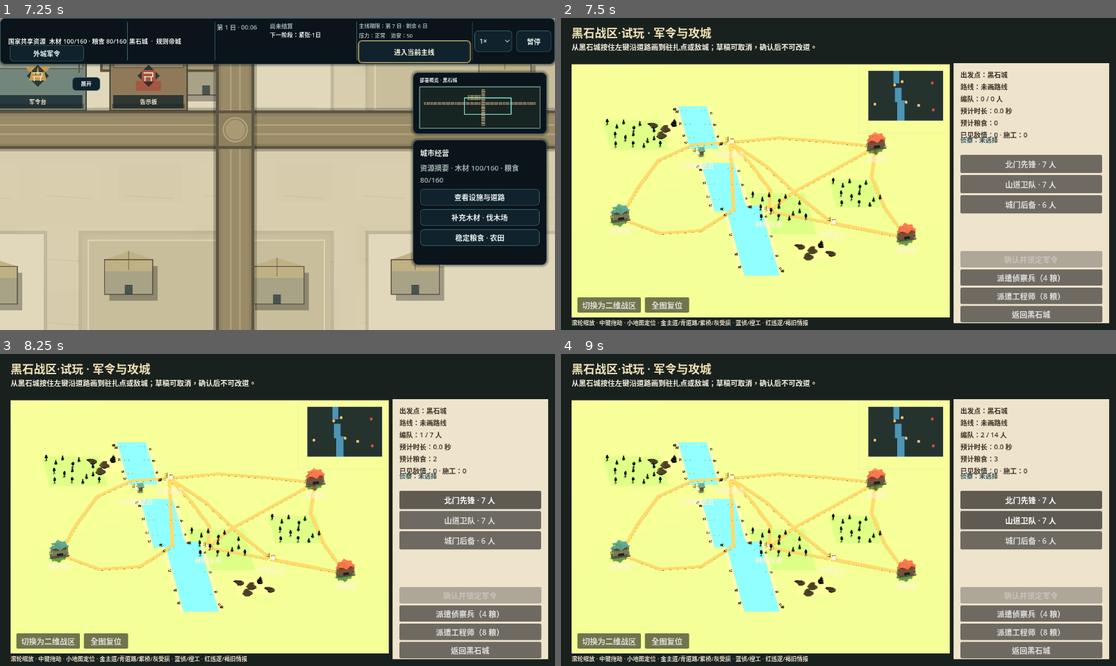
Above: before the commit, frames 1-4 (two rows, left to right).
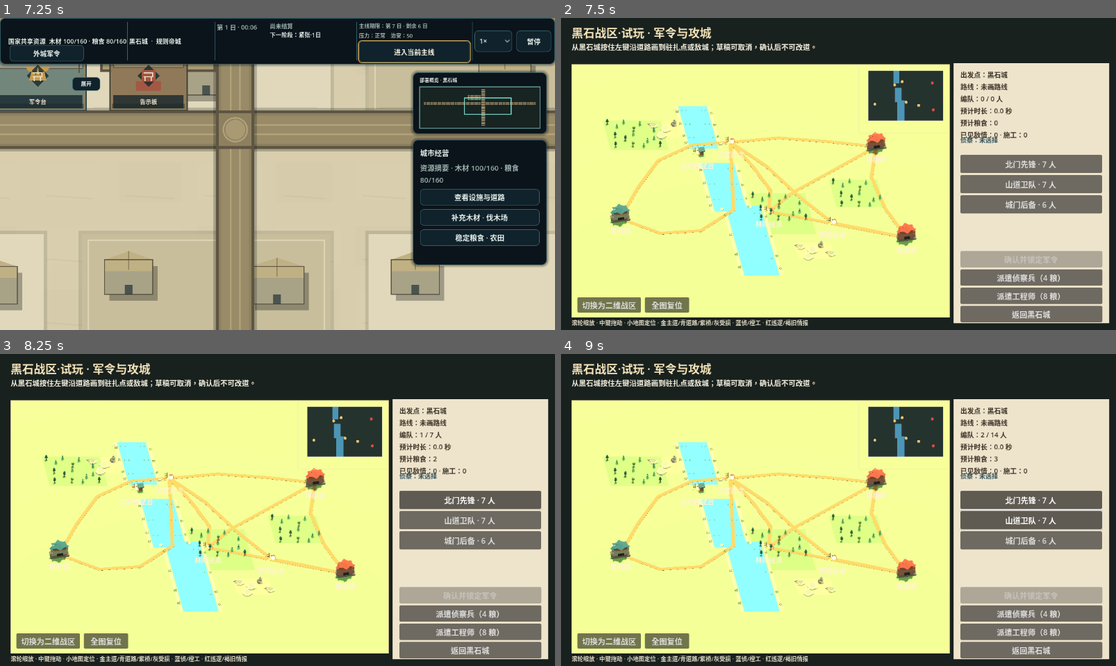
Above: after the commit, the same moments.

Repository: dodabojcuk-sys/Peace-Under-Heaven
Game: Godot game, scene res://scenes/title_shell.tscn
The game is run twice, just before and just after one commit, with the same random seed, the same clock (stepped at 60 frames per second) and the same inputs.
Inputs:
- Up to frame 1 (7.25 s): click "进入黑石城" at 0.5 s; click "1×" at 1.25 s; click "暂停" at 2 s; click "继续" at 2.75 s; click "进入当前主线" at 3.5 s; click "北门先锋 · 7 / 20 人" at 4.25 s; click "山道卫队 · 7 / 20 人" at 5 s; click "城门后备 · 6 / 20 人" at 5.75 s; click "返回城市" at 6.5 s
- Up to frame 2 (7.5 s): click "外城军令" at 7.25 s
- Up to frame 3 (8.25 s): click "北门先锋 · 7 人" at 8 s
- Up to frame 4 (9 s): click "山道卫队 · 7 人" at 8.75 s

Frame 1 is identical in both runs. In frame 2, 0.7% of the frame differs, in the area x 8-58%, y 28-82%; in frame 3, 0.7%; in frame 4, 0.7%.

Commit message:
fix: refine Blackstone natural materials and selection markers

Diff:
--- a/scripts/macro_march/macro_march_low_poly_presentation.gd
+++ b/scripts/macro_march/macro_march_low_poly_presentation.gd
@@ -389,6 +389,10 @@
 	if variant == null:
 		return source
 	variant.albedo_color = _nature_surface_color(asset_kind, surface)
+	# Kenney's imported GLB surfaces declare metallicFactor=1. They are trees,
+	# grass and rocks in this miniature, so retain their surface partition while
+	# correcting only these runtime copies to a non-metallic material response.
+	variant.metallic = 0.0
 	variant.roughness = maxf(variant.roughness, 0.78)
 	_nature_material_variants[key] = variant
 	return variant
@@ -718,26 +722,16 @@
 
 
 func _add_selection_marker(parent: Node3D, member_count: int, specialist: bool) -> void:
-	# A deliberately elevated, depth-independent command pennant keeps the real
-	# actor discoverable when its truthful ground position is occluded by a city,
-	# camp, tree cluster, or bridge. It carries no simulation position or input.
+	# A compact elevated, depth-independent command pennant complements the
+	# existing hollow 2D selection ring when a truthful ground actor is occluded
+	# by a city, camp, tree cluster, or bridge. It carries no simulation position,
+	# input, or duplicate count label.
 	var marker := Node3D.new()
 	marker.name = "SpecialistSelectionMarker" if specialist else "ArmySelectionMarker"
 	parent.add_child(marker)
-	var height := 44.0 if specialist else 52.0
+	var height := 30.0 if specialist else 36.0
 	_add_marker_box(marker, Vector3(1.4, height, 1.4), Vector3(0, height * 0.5, 0), Color("f7df7b"), "SelectionPole")
-	_add_marker_box(marker, Vector3(18.0, 9.0, 0.8), Vector3(9.5, height - 5.0, 0), Color("f7df7b") if specialist else Color("f4b94c"), "SelectionPennant")
-	var ring := CylinderMesh.new()
-	ring.top_radius = 14.0 if specialist else 18.0
-	ring.bottom_radius = ring.top_radius
-	ring.height = 0.7
-	ring.radial_segments = 24
-	var ring_instance := MeshInstance3D.new()
-	ring_instance.name = "SelectionRing"
-	ring_instance.mesh = ring
-	ring_instance.position = Vector3(0, 2.0, 0)
-	ring_instance.material_override = _overlay_material(Color("fff1a8", 0.92))
-	marker.add_child(ring_instance)
+	_add_marker_box(marker, Vector3(14.0, 7.0, 0.8), Vector3(7.5, height - 4.0, 0), Color("f7df7b") if specialist else Color("f4b94c"), "SelectionPennant")
 	marker.set_meta("member_count", member_count)
 
 
@@ -803,6 +797,7 @@
 func _overlay_material(color: Color) -> StandardMaterial3D:
 	var material := _material(color, 0.7)
 	material.shading_mode = BaseMaterial3D.SHADING_MODE_UNSHADED
+	material.transparency = BaseMaterial3D.TRANSPARENCY_DISABLED
 	material.no_depth_test = true
 	return material
 
--- a/tests/run_macro_march_low_poly_graphical_smoke.gd
+++ b/tests/run_macro_march_low_poly_graphical_smoke.gd
@@ -102,6 +102,7 @@
 	var actor: Node3D = presentation._army_nodes.get(army_id, null)
 	var before := actor.global_position if actor != null else Vector3.ZERO
 	var has_selection_marker := actor != null and actor.find_child("ArmySelectionMarker", true, false) != null
+	var selection_marker_is_hollow := actor != null and actor.find_child("SelectionRing", true, false) == null and actor.find_child("SelectionPennant", true, false) != null
 	var macro_order: Dictionary = Dictionary(army.get("macro_march", {}))
 	city.advance_macro_march_time(army_id, StringName(macro_order.get("order_id", &"")), 0, 1000)
 	macro.refresh()
@@ -112,14 +113,15 @@
 	var two_dimensional_visible := not presentation.visible
 	macro._toggle_low_poly_presentation()
 	_check(
-		drafted_correct_route
+			drafted_correct_route
 			and actor != null
 			and has_selection_marker
+			and selection_marker_is_hollow
 			and before.distance_to(after) > 0.01
 			and two_dimensional_visible
 			and presentation.visible
 			and city.export_v5_campaign_snapshot() == snapshot_before_toggle,
-		"图形进程在低模模式接收鼠标绘线、确认军令并更新军队位置；选中部队具有不受建筑遮挡的标记，二维/三维切换不重发军令或改写状态"
+		"图形进程在低模模式接收鼠标绘线、确认军令并更新军队位置；选中部队使用旗帜配合既有空心圈而非遮挡模型的实心圆盘，二维/三维切换不重发军令或改写状态"
 	)
 	scene.queue_free()
 	await process_frame
@@ -139,6 +141,7 @@
 	var anchors_match := true
 	var visible_meshes := 0
 	var material_partitions_match := true
+	var nature_materials_non_metallic := true
 	var grounding_match := true
 	var plausible_sizes := true
 	var screen_mapping_match := true
@@ -162,7 +165,9 @@
 			visible_meshes += 1
 			material_partitions_match = material_partitions_match and mesh_instance.material_override == null
 			for surface in mesh_instance.mesh.get_surface_count():
-				material_partitions_match = material_partitions_match and mesh_instance.get_surface_override_material(surface) != null
+				var surface_material := mesh_instance.get_surface_override_material(surface)
+				material_partitions_match = material_partitions_match and surface_material != null
+				nature_materials_non_metallic = nature_materials_non_metallic and surface_material is BaseMaterial3D and absf((surface_material as BaseMaterial3D).metallic) <= 0.0001
 			var bounds := _world_aabb(mesh_instance)
 			lowest_y = minf(lowest_y, bounds.position.y)
 			highest_y = maxf(highest_y, bounds.end.y)
@@ -175,8 +180,8 @@
 	var has_gatehouse := presentation._point_root.find_child("Gatehouse", true, false) != null
 	var has_watchtower := presentation._point_root.find_child("Watchtower", true, false) != null
 	_check(
-		asset_paths.size() == 7 and visible_meshes >= 7 and anchors_match and grounding_match and plausible_sizes and material_partitions_match and screen_mapping_match and has_gatehouse and has_watchtower,
-		"图形进程实例化七项已登记 CC0 自然素材的非空网格；材质分区、落地锚点、合理包围尺寸及相机/点击投影均有效（素材=%d，网格=%d，锚点=%s，落地=%s，尺寸=%s，材质=%s，投影=%s）" % [asset_paths.size(), visible_meshes, anchors_match, grounding_match, plausible_sizes, material_partitions_match, screen_mapping_match]
+		asset_paths.size() == 7 and visible_meshes >= 7 and anchors_match and grounding_match and plausible_sizes and material_partitions_match and nature_materials_non_metallic and screen_mapping_match and has_gatehouse and has_watchtower,
+		"图形进程实例化七项已登记 CC0 自然素材的非空网格；材质分区、非金属运行时变体、落地锚点、合理包围尺寸及相机/点击投影均有效（素材=%d，网格=%d，锚点=%s，落地=%s，尺寸=%s，材质=%s，非金属=%s，投影=%s）" % [asset_paths.size(), visible_meshes, anchors_match, grounding_match, plausible_sizes, material_partitions_match, nature_materials_non_metallic, screen_mapping_match]
 	)
 	scene.queue_free()
 	await process_frame
@@ -230,12 +235,14 @@
 	macro.refresh()
 	var scout_visual: Node3D = macro._low_poly_presentation._specialist_nodes.get(scout_id, null)
 	var scout_marker_visible := scout_visual != null and scout_visual.find_child("SpecialistSelectionMarker", true, false) != null
+	var scout_marker_is_hollow := scout_visual != null and scout_visual.find_child("SelectionRing", true, false) == null and scout_visual.find_child("SelectionPennant", true, false) != null
 	var dispatch: Dictionary = city.dispatch_field_specialist(FieldTacticsState.SPECIALIST_ENGINEER)
 	var engineer_id := StringName(Dictionary(dispatch.get("specialist", {})).get("specialist_id", &""))
 	macro._selected_specialist_id = engineer_id
 	macro.refresh()
 	var engineer_visual: Node3D = macro._low_poly_presentation._specialist_nodes.get(engineer_id, null)
 	var engineer_marker_visible := engineer_visual != null and engineer_visual.find_child("SpecialistSelectionMarker", true, false) != null
+	var engineer_marker_is_hollow := engineer_visual != null and engineer_visual.find_child("SelectionRing", true, false) == null and engineer_visual.find_child("SelectionPennant", true, false) != null
 	macro._side_road_button.emit_signal("pressed")
 	var source_click := InputEventMouseButton.new()
 	source_click.button_index = MOUSE_BUTTON_LEFT
@@ -279,7 +286,9 @@
 		bool(dispatch.get("success", false))
 			and bool(scout_dispatch.get("success", false))
 			and scout_marker_visible
+			and scout_marker_is_hollow
 			and engineer_marker_visible
+			and engineer_marker_is_hollow
 			and StringName(draft.get("source_point_id", &"")) == &"blackstone_city"
 			and THEATER.route_crosses_water(Array(draft.get("route_world_points", [])))
 			and macro._draw_points.is_empty()
@@ -290,7 +299,7 @@
 			and int(draft.get("food_cost", 0)) > 0
 			and int(city.food) < food_before
 			and not Dictionary(field.get("projects_by_id", {})).is_empty(),
-		"图形进程为选中侦察兵和工程师保留可见标记，并在低模模式保留松手后的工程草稿、按权威陆路-桥梁-陆路计划显示分段施工"
+		"图形进程为选中侦察兵和工程师保留旗帜配合空心圈的可见标记，并在低模模式保留松手后的工程草稿、按权威陆路-桥梁-陆路计划显示分段施工"
 	)
 	scene.queue_free()
 	await process_frame
Binary file added: docs/milestones/txwzs-field-tactics-r2/evidence/20260909-blackstone-render-targeted-fixes/00-low-poly-overview-engine-viewport.png
Binary file added: docs/milestones/txwzs-field-tactics-r2/evidence/20260909-blackstone-render-targeted-fixes/00-overview-full-engine-viewport.png
Binary file added: docs/milestones/txwzs-field-tactics-r2/evidence/20260909-blackstone-render-targeted-fixes/01-low-poly-route-draft-engine-viewport.png
Binary file added: docs/milestones/txwzs-field-tactics-r2/evidence/20260909-blackstone-render-targeted-fixes/01-route-draft-full-engine-viewport.png
Binary file added: docs/milestones/txwzs-field-tactics-r2/evidence/20260909-blackstone-render-targeted-fixes/02-auto-march-full-engine-viewport.png
Binary file added: docs/milestones/txwzs-field-tactics-r2/evidence/20260909-blackstone-render-targeted-fixes/02-low-poly-auto-march-engine-viewport.png
Binary file added: docs/milestones/txwzs-field-tactics-r2/evidence/20260909-blackstone-render-targeted-fixes/03-engineering-preview-full-engine-viewport.png
Binary file added: docs/milestones/txwzs-field-tactics-r2/evidence/20260909-blackstone-render-targeted-fixes/03-low-poly-engineering-preview-engine-viewport.png
Binary file added: docs/milestones/txwzs-field-tactics-r2/evidence/20260909-blackstone-render-targeted-fixes/04-land-construction-full-engine-viewport.png
Binary file added: docs/milestones/txwzs-field-tactics-r2/evidence/20260909-blackstone-render-targeted-fixes/04-low-poly-land-construction-engine-viewport.png
Binary file added: docs/milestones/txwzs-field-tactics-r2/evidence/20260909-blackstone-render-targeted-fixes/05-bridge-construction-full-engine-viewport.png
Binary file added: docs/milestones/txwzs-field-tactics-r2/evidence/20260909-blackstone-render-targeted-fixes/05-low-poly-bridge-construction-engine-viewport.png
(and 12 more such lines)
